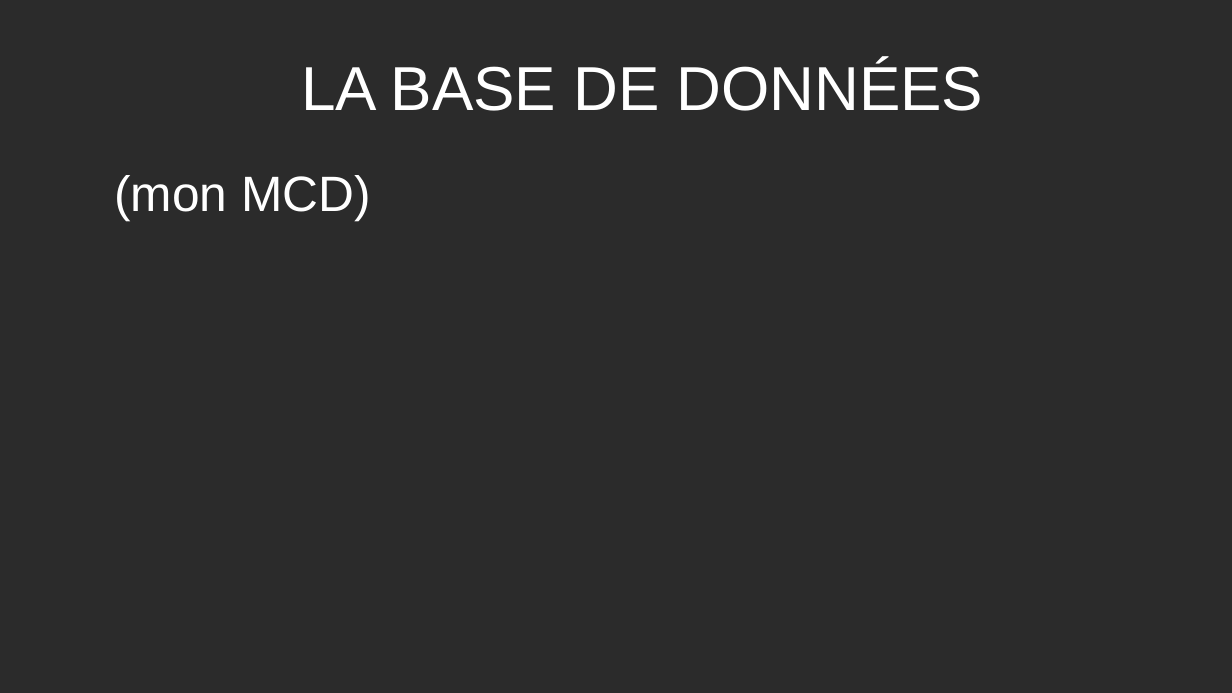
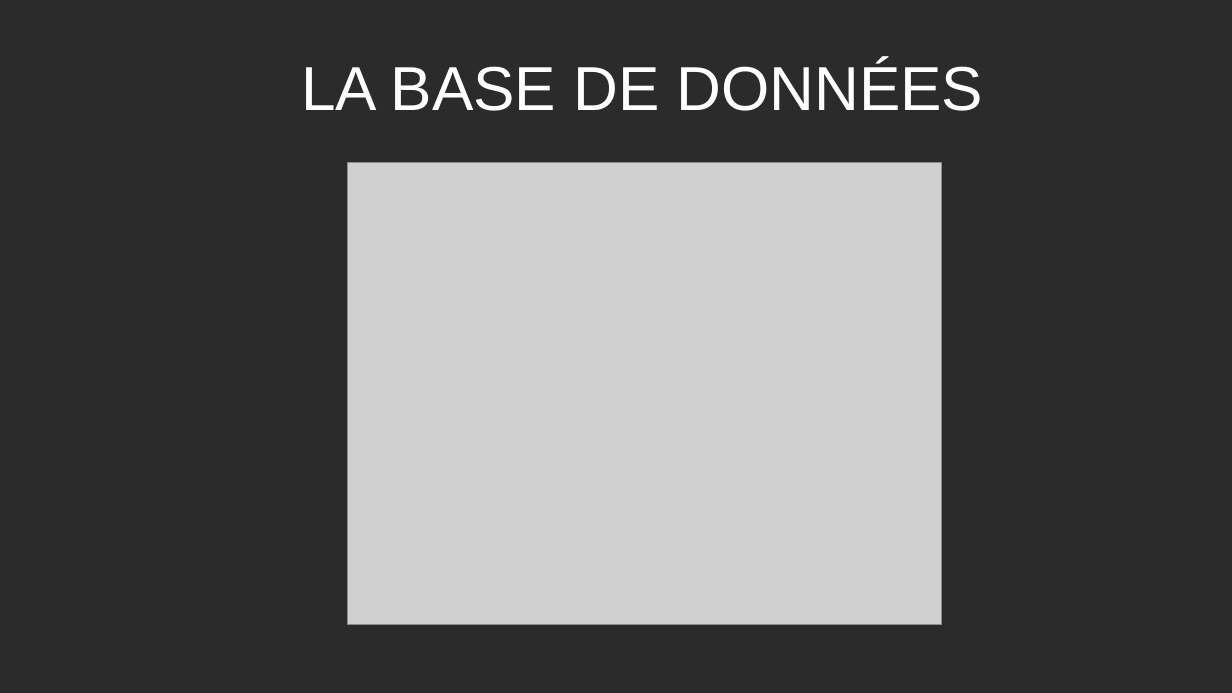
Before and after one commit to Lukam90/Sym-CRM, a slide deck: slide 10 of application/document/Presentation-Sym-CRM-LH.odp (slide 6 before the commit). Drawn at 1232x693 pixels with LibreOffice and Linux fonts; fonts in the diff are those of the drawing; grey boxes stand for pictures; background and template pictures are left out; a plain dark background stands for a picture behind light text. Boxes give left, top, right and bottom in pixels: in the first picture for what was removed or moved away, otherwise in the second. Text is boxed around its words. In the diff, an @@ line names an element or a change of style, - is before the commit and + after.

```diff
--- a/application/document/Presentation-Sym-CRM-LH.odp
+++ b/application/document/Presentation-Sym-CRM-LH.odp
@@ text removed at (114,175,371,221) @@
-(mon MCD)
@@ picture added at (348,163,941,626) @@
```
Also in this commit, not shown: 2 other slides changed, 7 slides added, 1 slide removed, 11 other files.
